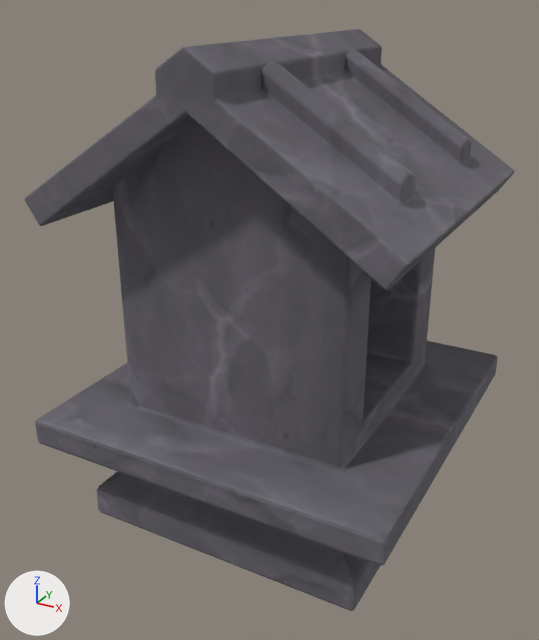
Two versions of the Blender file Yuna/Assets/ART/Models/Shrine/Shrine.blend, one commit apart.
The view is the same before and after, from a 50 mm lens placed at (1.77, -3.4, 2.79), pointed at (-0.04, -0.11, 1.14). Lighting does not change. The marker at lower left points along +X, +Y and +Z.
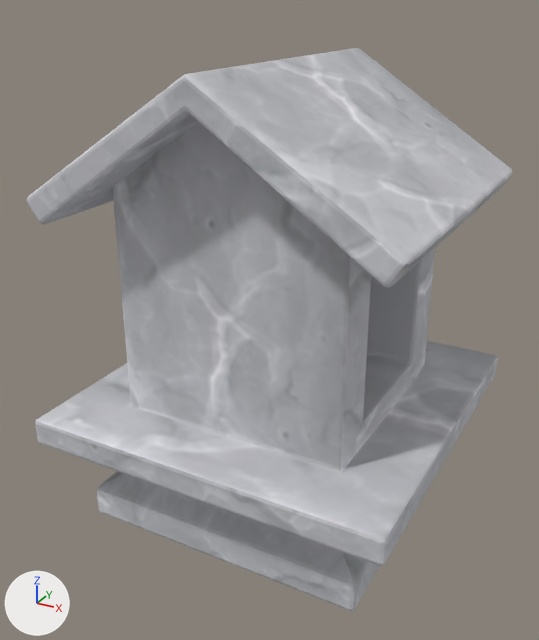
What changed in the scene script:
```text
Change mat_material:
    remove n3 = _N.new('ShaderNodeMix'); n3.name = 'Mix'
    remove n3.data_type = 'RGBA'
    remove n3.blend_type = 'MULTIPLY'
    remove n3.inputs[0].default_value = 1.0  # 'Factor'
    remove n3.inputs[7].default_value = (0.244, 0.227, 0.251, 1.0)  # 'B', grey #878389
    where n1 = _N.new('ShaderNodeBsdfPrincipled'); n1.name = 'Principled BSDF'
    where n2 = _N.new('ShaderNodeTexImage'); n2.name = 'Image Texture'
    remove _L.new(n3.outputs[2], n1.inputs[0])  # 'Result' to 'Base Color'
    remove _L.new(n2.outputs[0], n3.inputs[6])  # 'Color' to 'A'
    add _L.new(n2.outputs[0], n1.inputs[0])  # 'Color' to 'Base Color'
Change me_cube_001:
    used by ob_cube_001; location = (0.0, 0.0, 0.405); scale = (1.39, 1.39, 1.39)
    remove me_cube_001.from_pydata(...)  # 234 vertices, 232 faces; spans x -0.698..0.698, y -0.635..0.635, z 0.963..1.573
    add me_cube_001.from_pydata(...)  # 12 vertices, 10 faces; spans x -0.698..0.698, y -0.635..0.635, z 0.963..1.504
    me_cube_001 part 1
    222 vertices are removed from x -0.698..0.698, y -0.635..0.635, z 0.963..1.573
    232 faces are deleted
    10 new faces join them
```

Changed parts and their boxes [x1, y1, x2, y2] in the pictures (539 x 640 px):
'Cube', recoloured: [35, 122, 498, 611] in both
'Cube.001', recoloured, reshaped (8% shorter): before [25, 29, 515, 290]; after [27, 48, 513, 288]
